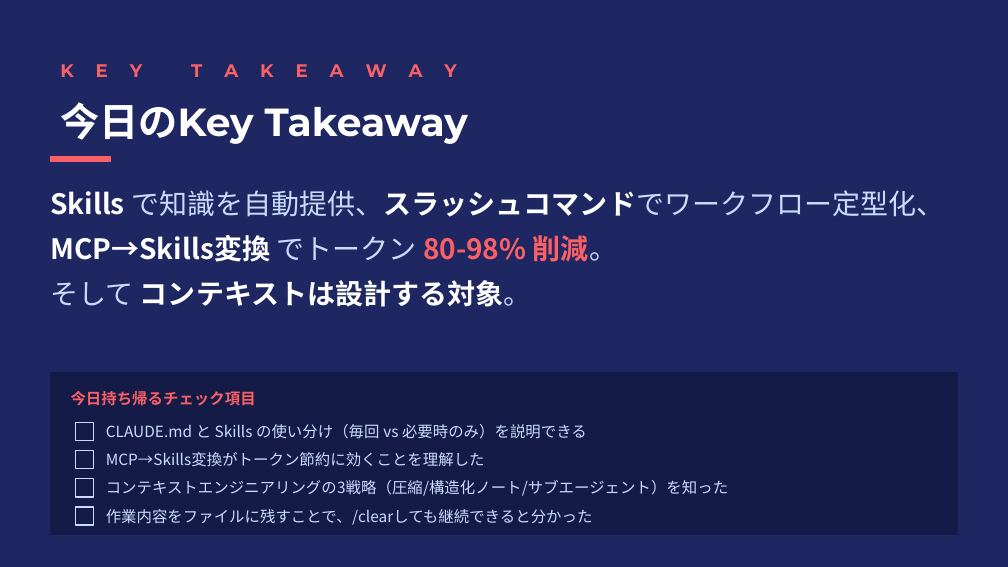
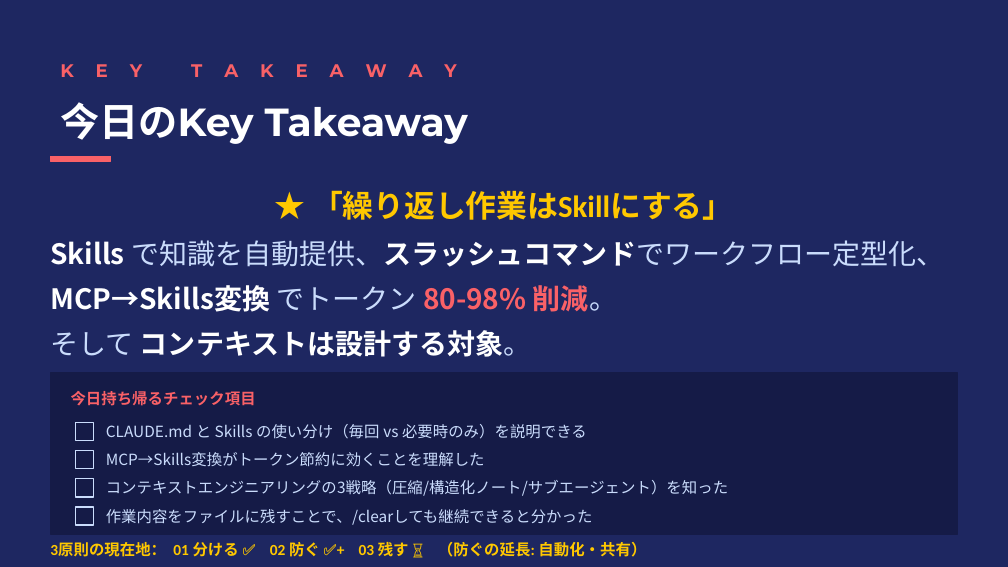
Before and after one commit to ktsuchida11/ClaudeWorkshop, a slide deck: slide 12 of session4/session4_full.pptx (slide 11 before the commit). Drawn at 1008x567 pixels with LibreOffice and Linux fonts; fonts in the diff are those of the drawing. Boxes give left, top, right and bottom in pixels: in the first picture for what was removed or moved away, otherwise in the second. Text is boxed around its words. In the diff, an @@ line names an element or a change of style, - is before the commit and + after.

```diff
--- a/session4/session4_full.pptx
+++ b/session4/session4_full.pptx
@@ text at (312,190,733,220): paragraph added @@
+★ 「繰り返し作業はSkillにする」
@@ text added at (50,542,646,557), 11 pt, text #FFC800, bold @@
+3原則の現在地： 01 分ける ✅ 02 防ぐ ✅+ 03 残す ⏳ （防ぐの延長: 自動化・共有）
```
Also in this commit, not shown: 3 other slides changed, 1 slide added, 1 other file.
